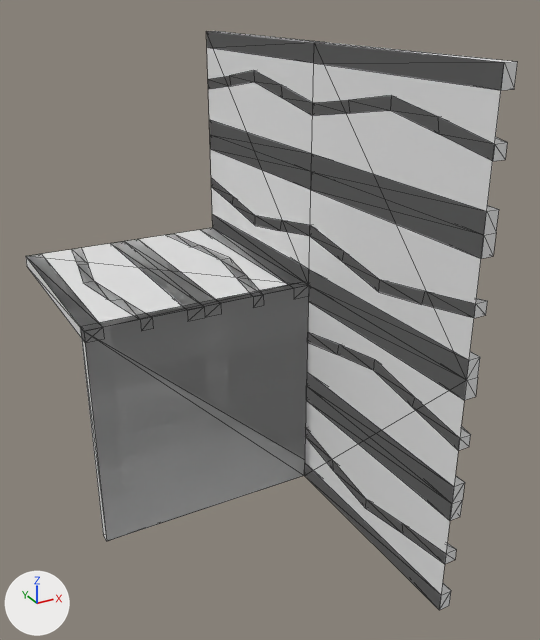
The OBJ model Data/bmc/tiles/t_084.obj: old version first, new version second.
Camera for both pictures: a camera (50 mm lens) standing at (-0.814, -1.305, 0.59) and looking at (-0.133, -0.066, -0.03). The axes (+X, +Y, +Z) are drawn at lower left. The lights are the same throughout. Mesh edges are drawn as thin lines. Where no turn or scale is listed for an object, it has been applied to the vertices.

Script lines for the objects in view, before the commit:
```python
me_t_084 = bpy.data.meshes.new('t_084')
me_t_084.from_pydata(...)  # 254 vertices, 499 faces; spans x -0.5..0.05, y -0.5..0.5, z -0.5..0.5
ob_t_084 = bpy.data.objects.new('t_084', me_t_084)
ob_t_084.location = (0.0, 0.0, 0.0)
```
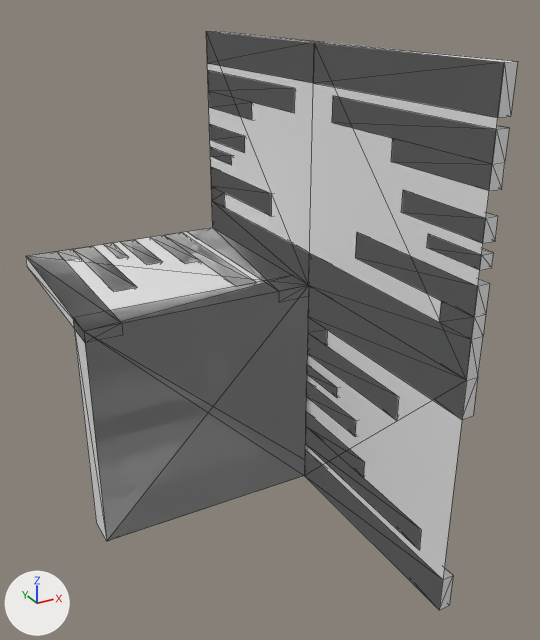
Changed parts and their boxes [x1, y1, x2, y2] in the pictures (540 x 640 px; the box of a moved part takes in the faces that stretch with it):
```json
{"part": 1, "of": "me_t_084", "change": "added", "after": [209, 124, 245, 152]}
{"part": 2, "of": "me_t_084", "change": "added", "after": [401, 190, 498, 243]}
{"part": 3, "of": "me_t_084", "change": "added", "after": [307, 365, 337, 397]}
{"part": 4, "of": "me_t_084", "change": "added", "after": [210, 148, 232, 165]}
{"part": 5, "of": "me_t_084", "change": "added", "after": [427, 234, 493, 270]}
{"part": 6, "of": "me_t_084", "change": "added", "after": [306, 382, 356, 436]}
{"part": 7, "of": "me_t_084", "change": "added", "after": [103, 243, 128, 259]}
{"part": 8, "of": "me_t_084", "change": "added", "after": [120, 240, 162, 264]}
{"part": 9, "of": "me_t_084", "change": "rebuilt", "before": [208, 71, 507, 161], "after": [332, 96, 509, 191], "on screen": "41% narrower"}
{"part": 10, "of": "me_t_084", "change": "rebuilt", "before": [305, 429, 456, 564], "after": [305, 413, 421, 549]}
{"part": 11, "of": "me_t_084", "change": "rebuilt", "before": [167, 234, 263, 307], "after": [150, 233, 254, 286]}
{"part": 12, "of": "me_t_084", "change": "added", "after": [208, 71, 295, 120]}
{"part": 13, "of": "me_t_084", "change": "deleted", "before": [111, 239, 221, 321]}
{"part": 14, "of": "me_t_084", "change": "deleted", "before": [306, 372, 465, 520]}
{"part": 15, "of": "me_t_084", "change": "moved or reshaped", "before": [26, 31, 517, 610], "after": [26, 32, 517, 610]}
```

The change, as JSON lines over the scene's bpy script:
```json
{"block": "me_t_084", "where": "# used by ob_t_084; location = (0.0, 0.0, 0.0)"}
{"op": "remove", "block": "me_t_084", "code": "me_t_084.from_pydata(...)  # 254 vertices, 499 faces; spans x -0.5..0.05, y -0.5..0.5, z -0.5..0.5"}
{"op": "add", "block": "me_t_084", "code": "me_t_084.from_pydata(...)  # 228 vertices, 410 faces; spans x -0.5..0.05, y -0.5..0.5, z -0.5..0.5"}
{"block": "me_t_084", "change": "me_t_084 part 1: a new loose piece, a box spanning x 0.0..0.025, y 0.3..0.5, z 0.237..0.277"}
{"block": "me_t_084", "change": "me_t_084 part 2: a new loose piece, a box spanning x 0.0..0.025, y -0.5..-0.3, z 0.237..0.277"}
{"block": "me_t_084", "change": "me_t_084 part 3: a new loose piece, a box spanning x 0.0..0.025, y -0.126..0.0, z -0.218..-0.193"}
{"block": "me_t_084", "change": "me_t_084 part 4: a new loose piece, a box spanning x 0.0..0.025, y 0.374..0.5, z 0.193..0.218"}
{"block": "me_t_084", "change": "me_t_084 part 5: a new loose piece, a box spanning x 0.0..0.025, y -0.5..-0.374, z 0.193..0.218"}
{"block": "me_t_084", "change": "me_t_084 part 6: a new loose piece, a box spanning x 0.0..0.025, y -0.2..0.0, z -0.277..-0.237"}
{"block": "me_t_084", "change": "me_t_084 part 7: a new loose piece, a box spanning x -0.307..-0.282, y 0.374..0.5, z -0.025..0.0"}
{"block": "me_t_084", "change": "me_t_084 part 8: a new loose piece, a box spanning x -0.263..-0.223, y 0.3..0.5, z -0.025..0.0"}
{"block": "me_t_084", "change": "me_t_084 part 9: the loose piece of 36 vertices spanning x 0.0..0.025, y -0.5..0.5, z 0.362..0.429 is rebuilt with 14 vertices and now spans x 0.0..0.025, y -0.5..-0.071, z 0.318..0.408"}
{"block": "me_t_084", "change": "me_t_084 part 10: the loose piece of 20 vertices spanning x 0.0..0.025, y -0.5..0.0, z -0.429..-0.362 is rebuilt with 14 vertices and now spans x 0.0..0.025, y -0.429..0.0, z -0.408..-0.318"}
{"block": "me_t_084", "change": "me_t_084 part 11: the loose piece of 20 vertices spanning x -0.138..-0.071, y 0.0..0.5, z -0.025..0.0 is rebuilt with 14 vertices and now spans x -0.182..-0.092, y 0.071..0.5, z -0.025..0.0"}
{"block": "me_t_084", "change": "me_t_084 part 12: a new loose piece of 14 vertices spanning x 0.0..0.025, y 0.071..0.5, z 0.318..0.408"}
{"block": "me_t_084", "change": "me_t_084 part 13: the loose piece of 12 vertices spanning x -0.287..-0.213, y 0.0..0.5, z -0.025..0.0 is deleted"}
{"block": "me_t_084", "change": "me_t_084 part 14: the loose piece of 12 vertices spanning x 0.0..0.025, y -0.5..0.0, z -0.287..-0.212 is deleted"}
{"block": "me_t_084", "change": "me_t_084 part 15: 130 vertices removed from x -0.5..0.05, y -0.5..0.5, z -0.5..0.463; 84 vertices added at x -0.5..0.05, y -0.5..0.5, z -0.5..0.425"}
```
